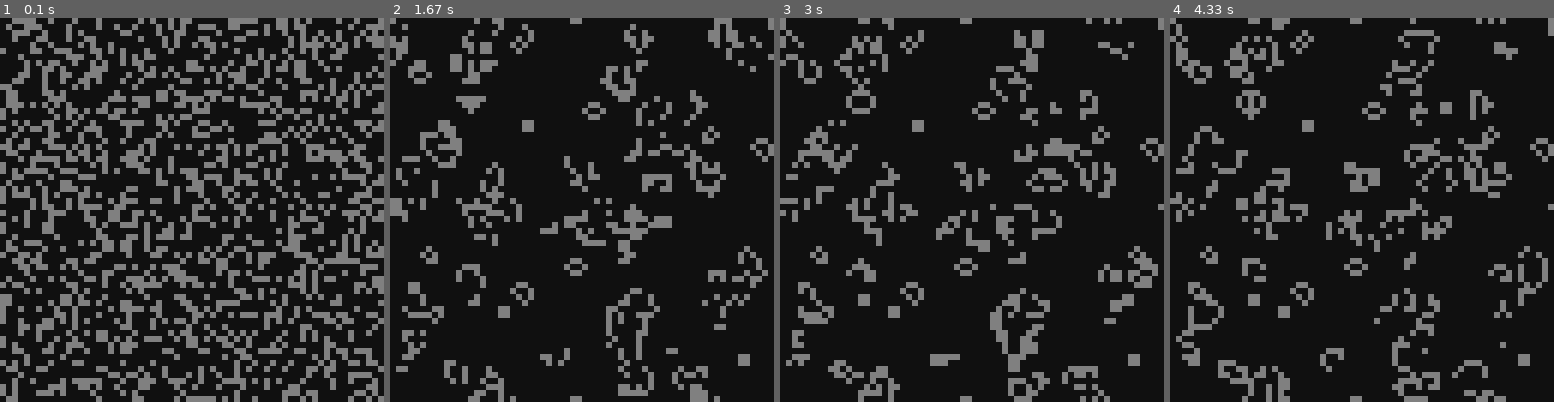
Above: before the commit, frames 1-4 (left to right).
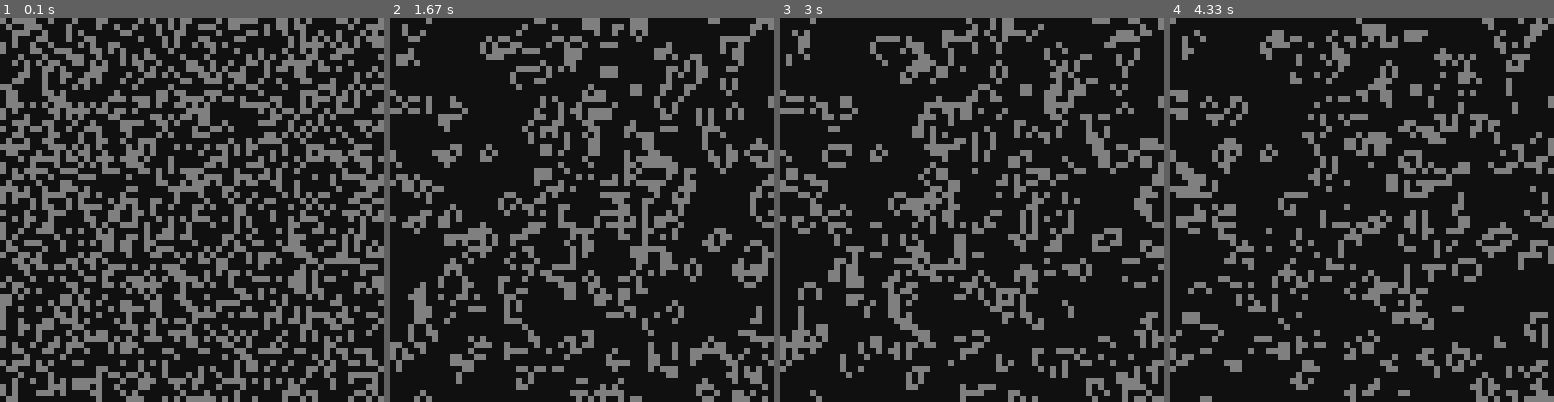
Above: after the commit, the same moments.

Repository: francucelo/pygame-of-life
Game: pygame game, started from pygame_of_life.py
Two runs of this game, one before a commit and one after it. Both use one fixed random seed, a clock stepped at 60 frames per second and the inputs below.
Inputs (mouse positions are in pixels of both pictures, inside the frame that each line leads up to):
- Up to frame 1 (0.1 s): no input
- Up to frame 2 (1.67 s): tap Space at 0.33, 1.37 s; tap C at 0.67 s; tap F at 1 s
- Up to frame 3 (3 s): tap Enter at 1.7 s; click (1006, 294) at 2.1 s
- Up to frame 4 (4.33 s): tap Enter at 3.43 s; click (1500, 340) at 3.83 s

The runs differ from the first frame. In frame 1, 4.0% of the frame differs, in the area x 0-99%, y 0-100%; in frame 2, 30%; in frame 3, 30%, in the area x 0-100%, y 0-100%; in frame 4, 27%.

Commit message:
Update pygame_of_life.py

Diff:
--- a/pygame_of_life.py
+++ b/pygame_of_life.py
@@ -10,7 +10,7 @@
 COLOR_BG = np.array([16, 16, 16], dtype=np.uint8)
 COLOR_ALIVE = np.array([128, 128, 128], dtype=np.uint8)
 PAUSE_FPS = 24
-DENSITY = 1/3
+DENSITY = 3 / 8
 
 def show_help() -> None:
     messagebox.showinfo(
